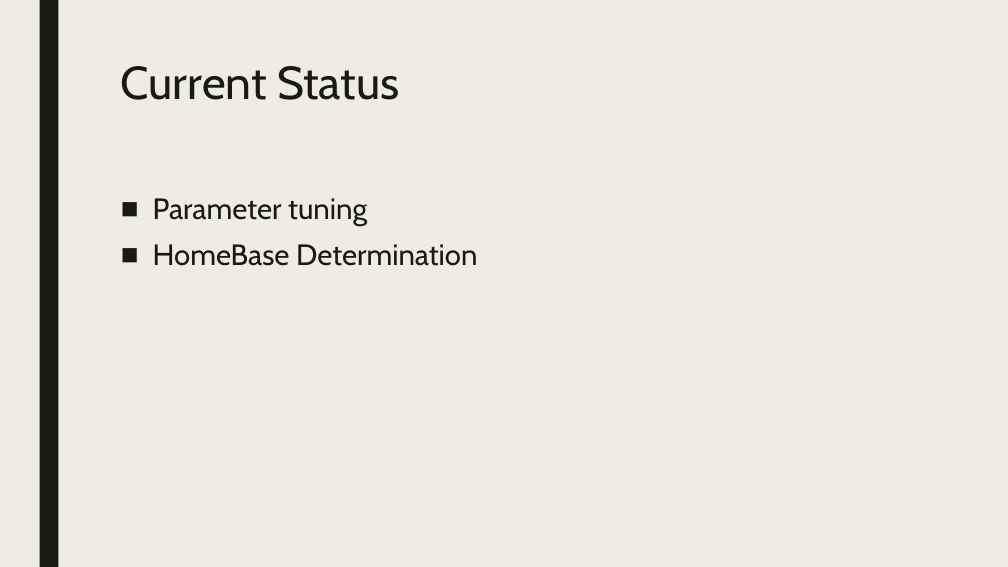
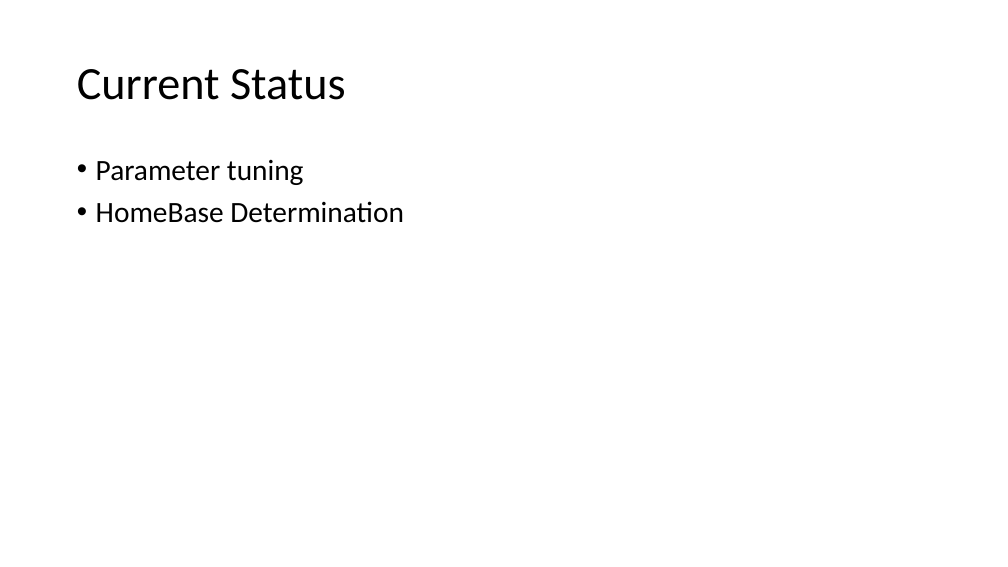
Before and after one commit to WouterDuijn/heuristic, a slide deck: slide 13 of doc/Mokum Airways.pptx. Drawn at 1008x567 pixels with LibreOffice and Linux fonts; fonts in the diff are those of the drawing. Boxes give left, top, right and bottom in pixels: in the first picture for what was removed or moved away, otherwise in the second. Text is boxed around its words. In the diff, an @@ line names an element or a change of style, - is before the commit and + after.

```diff
--- a/doc/Mokum Airways.pptx
+++ b/doc/Mokum Airways.pptx
@@ background #EFEDE3 to #FFFFFF @@
@@ rectangle removed at [39,0,58,567] @@
@@ title "Current Status": place and size @@
-title "Current Status" at [121,66,400,100]
+title "Current Status" at [77,69,346,100]
@@ title "Current Status" at [77,69,346,100]: font Cabin to Calibri, text colour #191B0E to #000000; line spacing 0.89 to 0.9; vertical alignment top to middle @@
@@ text "Parameter tuning": place and size @@
-text "Parameter tuning" at [153,198,477,266]
+text "Parameter tuning" at [96,160,404,223]
@@ text "Parameter tuning" at [96,160,404,223]: font Cabin to Calibri, text colour #191B0E to #000000; bullet ■ to •; line spacing 0.94 to 0.9; less space between paragraphs @@
```
Also in this commit, not shown: 11 other slides changed, 1 slide added, 1 slide removed.
